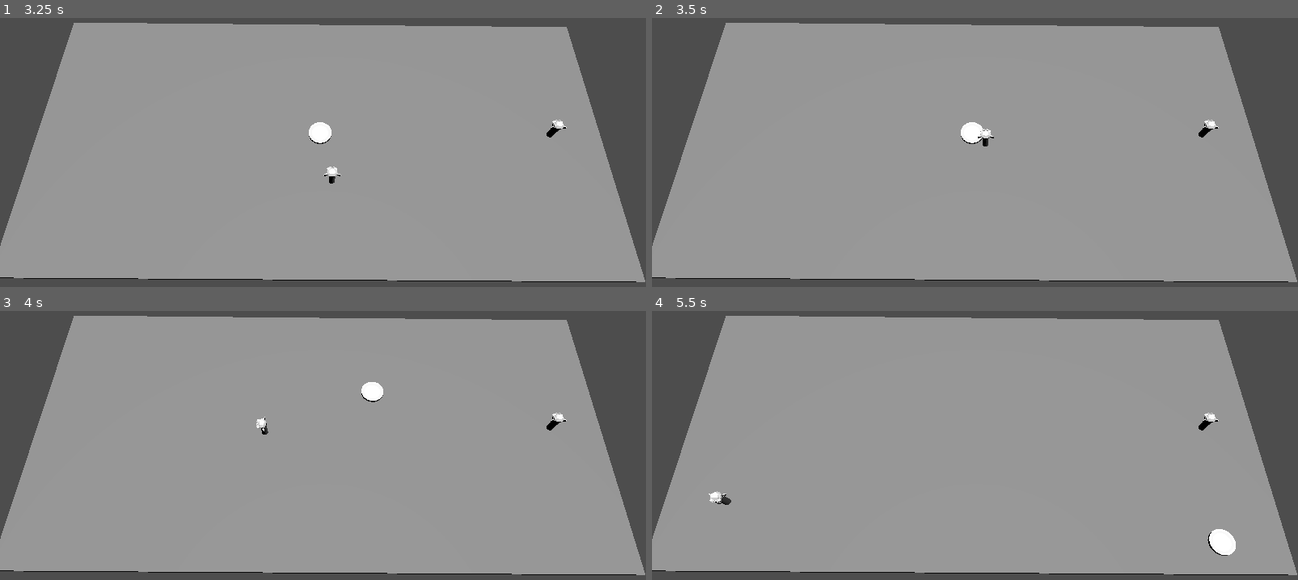
Above: before the commit, frames 1-4 (two rows, left to right).
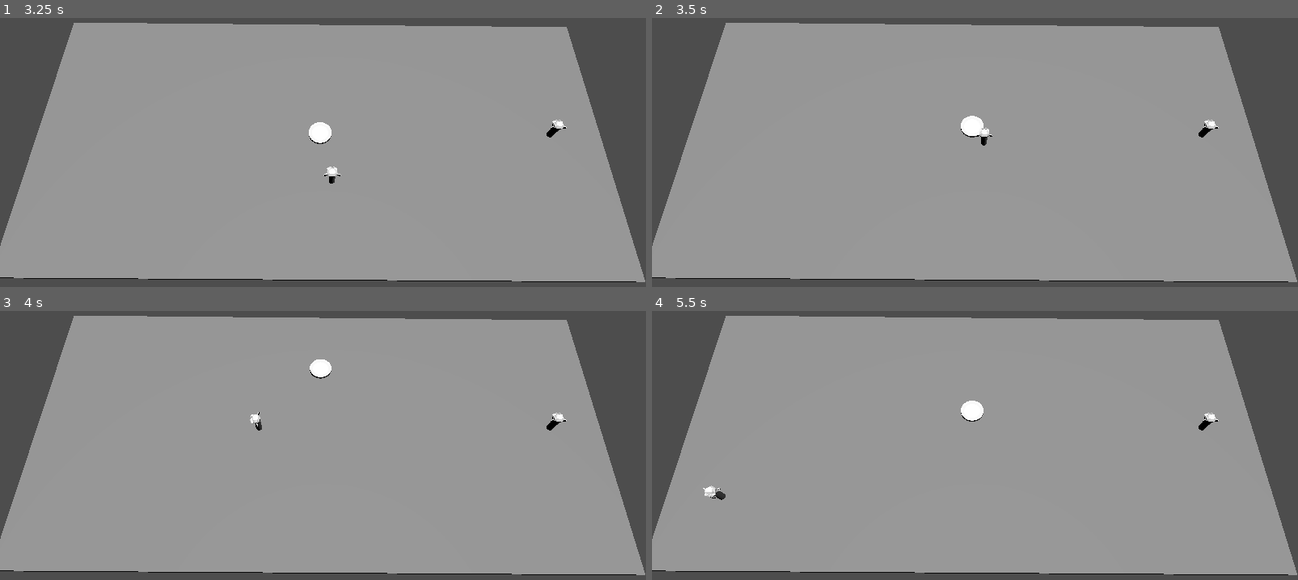
Above: after the commit, the same moments.

Repository: hugopanel/bounce
Game: Godot game, scene res://level1.tscn
Two runs of this game, one before a commit and one after it. Both use one fixed random seed, a clock stepped at 60 frames per second and the inputs below.
Inputs:
- Up to frame 1 (3.25 s): tap Enter at 0.5 s; hold D (PA_Right) 0.53-1.28 s; tap Space (PA_Dash) every 0.75 s from 0.6 to 2.85 s; hold S (PA_Down) 1.28-2.03 s; hold D (PA_Right) 2.03-2.78 s; hold W (PA_Up) from 2.78 s (still down)
- Up to frame 2 (3.5 s): keep holding W (PA_Up)
- Up to frame 3 (4 s): release W (PA_Up) at 3.53 s; hold A (PA_Left) from 3.53 s (still down); tap Space (PA_Dash) at 3.6 s
- Up to frame 4 (5.5 s): tap Space (PA_Dash) at 4.35, 5.1 s; release A (PA_Left) at 5.03 s; hold S (PA_Down) from 5.03 s (still down)

Frame 1 is identical in both runs. In frame 2, 0.2% of the frame differs, in the area x 47-53%, y 36-48%; in frame 3, 0.5%; in frame 4, 0.7%, in the area x 7-91%, y 33-91%.

Commit message:
New bounce physics

Diff:
--- a/project.godot
+++ b/project.godot
@@ -14,6 +14,10 @@
 run/main_scene="res://level1.tscn"
 config/features=PackedStringArray("4.2", "Forward Plus")
 config/icon="res://icon.svg"
+
+[display]
+
+window/size/mode=2
 
 [input]
 
--- a/puck.gd
+++ b/puck.gd
@@ -2,26 +2,37 @@
 
 var velocity: Vector3 = Vector3.ZERO
 
-var max_velocity = 10
+var max_velocity = 30
+var min_velocity = 10
 
 func _ready():
-	#velocity.x = 0.1
-	pass
+	print($Area3D.is_monitoring())
+	$Area3D.body_entered.connect(_on_body_entered)
 
 func _physics_process(delta):
 	velocity.y = 0
 	var collision_info = move_and_collide(velocity * delta)
-	#position += velocity * delta
-	#
+
 	if collision_info:
-		if collision_info.get("name") != "Player":
+		if collision_info.get("name") != "Player" || collision_info.get_collider_velocity() == Vector3.ZERO:
 			velocity = velocity.bounce(collision_info.get_normal())
 
-	for body in $Area3D.get_overlapping_bodies():
-		if body.name == "Player" && body.velocity != Vector3.ZERO:
-			print(body.velocity)
-			velocity += body.velocity
-			print(velocity)
+	#for body in $Area3D.get_overlapping_bodies():
+		#if body.name == "Player" && body.velocity != Vector3.ZERO:
+			#print(body.velocity)
+			#velocity += body.velocity
+			#print(velocity)
 
+	# Set max velocity
 	if (abs(velocity.x) > max_velocity): velocity.x = max_velocity * sign(velocity.x)
 	if (abs(velocity.y) > max_velocity): velocity.y = max_velocity * sign(velocity.y)
+
+	# Set min velocity
+	if (abs(velocity.x) < min_velocity || abs(velocity.y) < min_velocity):
+		velocity = velocity.normalized() * min_velocity
+
+func _on_body_entered(body: PhysicsBody3D):
+	if body.name == "Player" && body.velocity != Vector3.ZERO:
+		print(body.velocity)
+		velocity = body.velocity * 2
+		print(velocity)
--- a/puck.tscn
+++ b/puck.tscn
@@ -5,7 +5,7 @@
 
 [sub_resource type="CylinderShape3D" id="CylinderShape3D_bt3i4"]
 height = 0.261861
-radius = 2.65198
+radius = 3.1236
 
 [sub_resource type="CylinderShape3D" id="CylinderShape3D_f8cv3"]
 height = 0.245619
